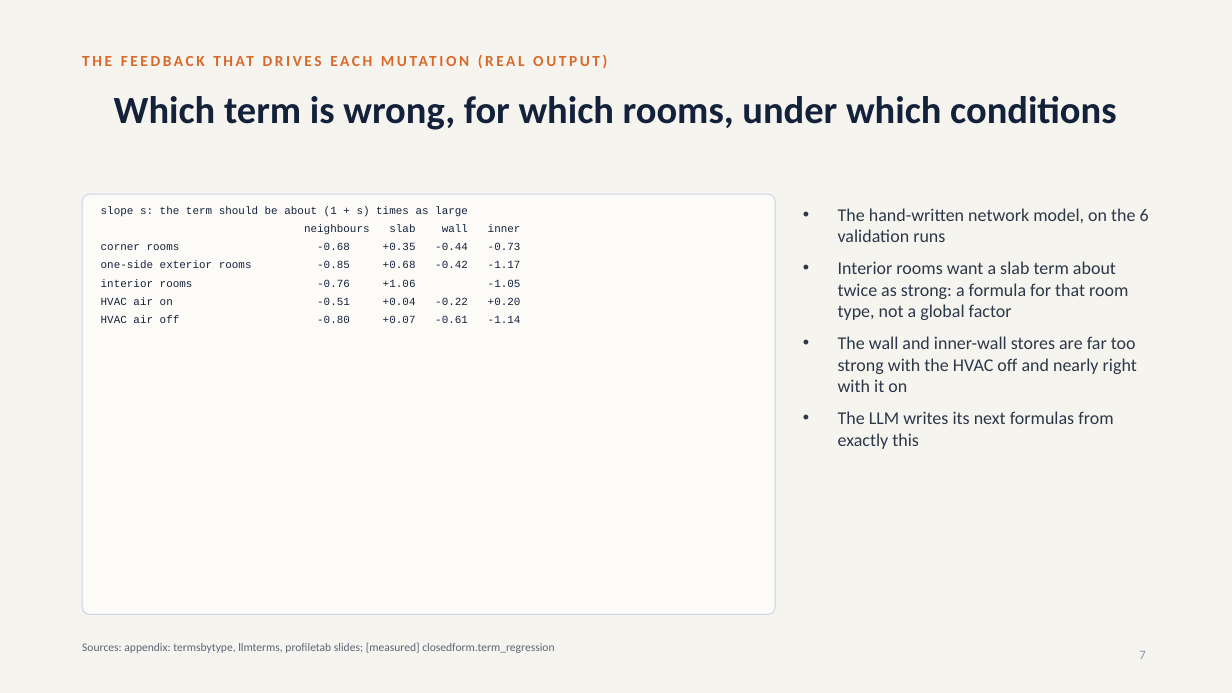
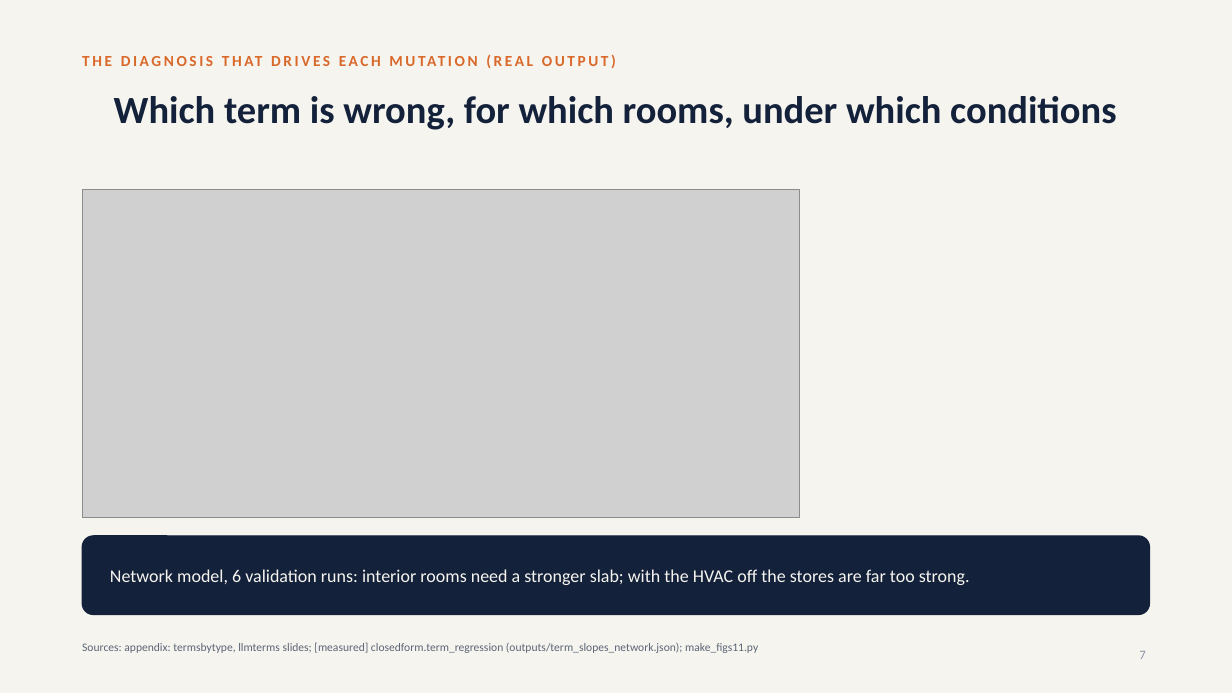
Before and after one commit to srivathsanb14/working-code, a slide deck: slide 7 of docs/One_Controller_for_Every_Building_meeting.pptx. Drawn at 1232x693 pixels with LibreOffice and Linux fonts; fonts in the diff are those of the drawing; grey boxes stand for pictures. Boxes give left, top, right and bottom in pixels: in the first picture for what was removed or moved away, otherwise in the second. Text is boxed around its words. In the diff, an @@ line names an element or a change of style, - is before the commit and + after.

```diff
--- a/docs/One_Controller_for_Every_Building_meeting.pptx
+++ b/docs/One_Controller_for_Every_Building_meeting.pptx
@@ text at [82,51,1150,84]: text changed @@
-THE FEEDBACK THAT DRIVES EACH MUTATION (REAL OUTPUT)
+THE DIAGNOSIS THAT DRIVES EACH MUTATION (REAL OUTPUT)
@@ rounded rectangle removed at [82,194,775,615] @@
@@ picture added at [82,189,800,518] @@
@@ text removed at [101,206,521,323] @@
-slope s: the term should be about (1 + s) times as large
-neighbours slab wall inner
-corner rooms -0.68 +0.35 -0.44 -0.73
-one-side exterior rooms -0.85 +0.68 -0.42 -1.17
-interior rooms -0.76 +1.06 -1.05
-HVAC air on -0.51 +0.04 -0.22 +0.20
-HVAC air off -0.80 +0.07 -0.61 -1.14
@@ rounded rectangle added at [82,536,1150,615], fill #13213A, outline #13213A 1 pt @@
@@ text at [110,569,970,585]: text changed; text colour #2C3748 to #F6F4EF @@
-• The hand-written network model, on the 6 validation runs
-• Interior rooms want a slab term about twice as strong: a formula for that room type, not a global factor
-• The wall and inner-wall stores are far too strong with the HVAC off and nearly right with it on
-• The LLM writes its next formulas from exactly this
+Network model, 6 validation runs: interior rooms need a stronger slab; with the HVAC off the stores are far too strong.
@@ text "Network model, 6 validation runs: ..." at [110,569,970,585]: vertical alignment top to middle @@
@@ text at [82,642,758,653]: text changed @@
-Sources: appendix: termsbytype, llmterms, profiletab slides; [measured] closedform.term_regression
+Sources: appendix: termsbytype, llmterms slides; [measured] closedform.term_regression (outputs/term_slopes_network.json); make_figs11.py
```
Also in this commit, not shown: 7 other slides changed, 5 other files.
